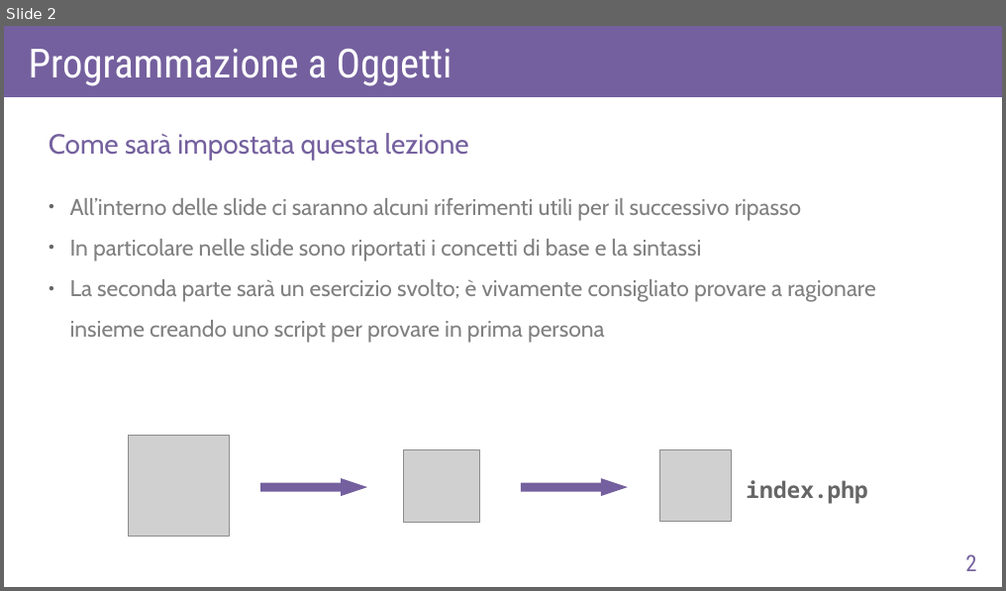
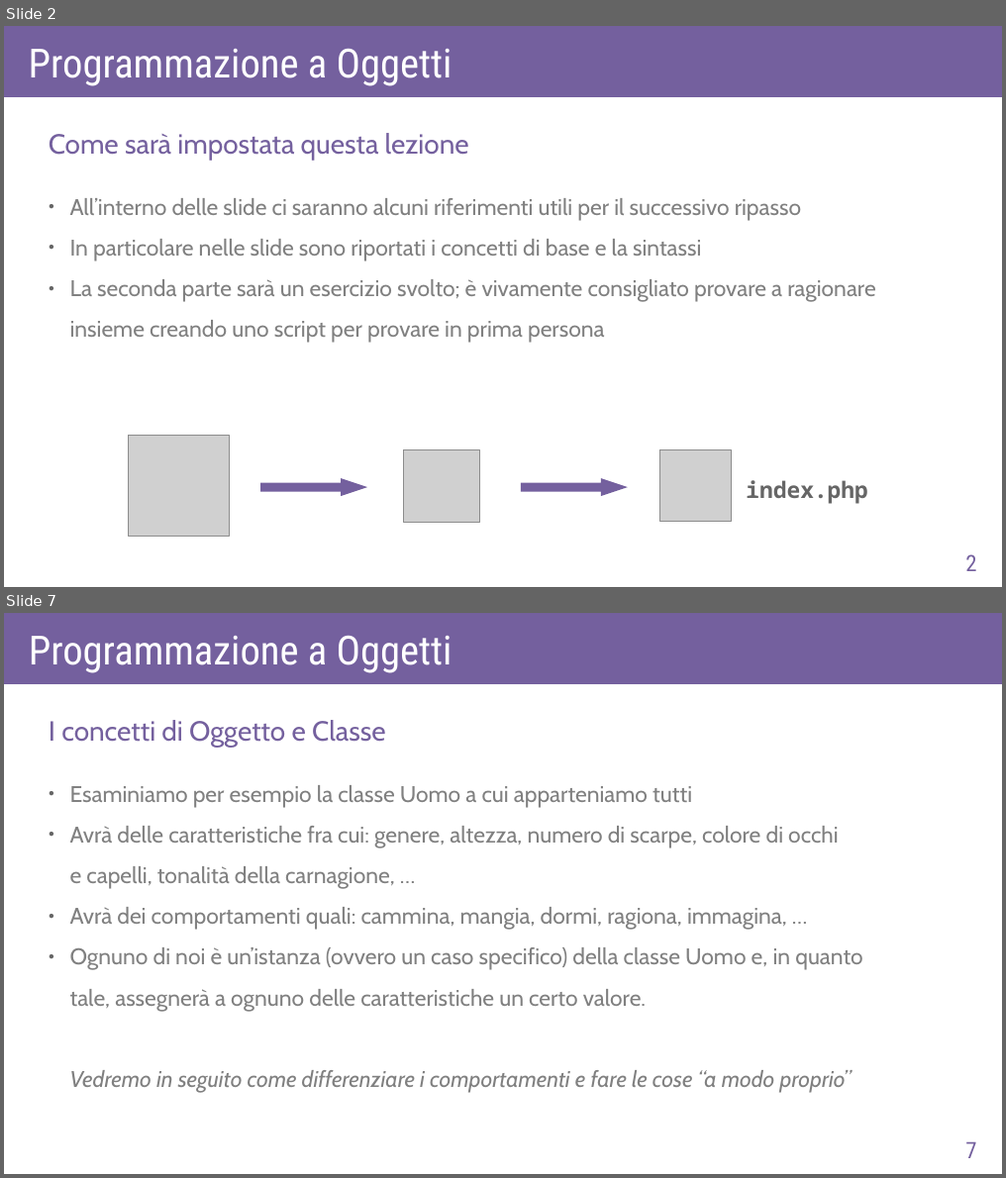
Before and after one commit to AlexF1789/corsoPHP, a slide deck: slide_odp/lezA1.odp. Shown one above the other, each under a label of ours: slide 2 before the commit, slides 2 and 7 after it; the slides between them are not shown. The pictures are 1006x591 and 1006x1178 pixels, drawn with LibreOffice and Linux fonts; fonts in the diff are those of the drawing; grey boxes stand for pictures. Boxes give left, top, right and bottom in pixels: in the first picture for what was removed or moved away, otherwise in the second. Text is boxed around its words. In the diff, an @@ line names an element or a change of style, - is before the commit and + after.

```diff
--- a/slide_odp/lezA1.odp
+++ b/slide_odp/lezA1.odp
@@ slide 7 added at <box>4,613,1002,1174</box>, background #FFFFFF @@
@@ rectangle added at <box>4,613,1002,684</box>, fill #74609E @@
@@ text added at <box>29,636,452,673</box>, 32 pt, text #FFFFFF @@
+Programmazione a Oggetti
@@ text added at <box>49,720,386,747</box>, 22 pt, text #74609E @@
+I concetti di Oggetto e Classe
@@ text added at <box>70,785,862,1093</box>, 18 pt, text #808080 @@
+● Esaminiamo per esempio la classe Uomo a cui apparteniamo tutti
+● Avrà delle caratteristiche fra cui: genere, altezza, numero di scarpe, colore di occhi
+  e capelli, tonalità della carnagione, …
+● Avrà dei comportamenti quali: cammina, mangia, dormi, ragiona, immagina, …
+● Ognuno di noi è un’istanza (ovvero un caso specifico) della classe Uomo e, in quanto
+  tale, assegnerà a ognuno delle caratteristiche un certo valore.
+  Vedremo in seguito come differenziare i comportamenti e fare le cose “a modo proprio”
@@ page number added at <box>965,1143,976,1158</box>, 18 pt, text #74609E @@
+7
```
Also in this commit, not shown: 5 other slides added, 1 slide removed, 32 other files.
